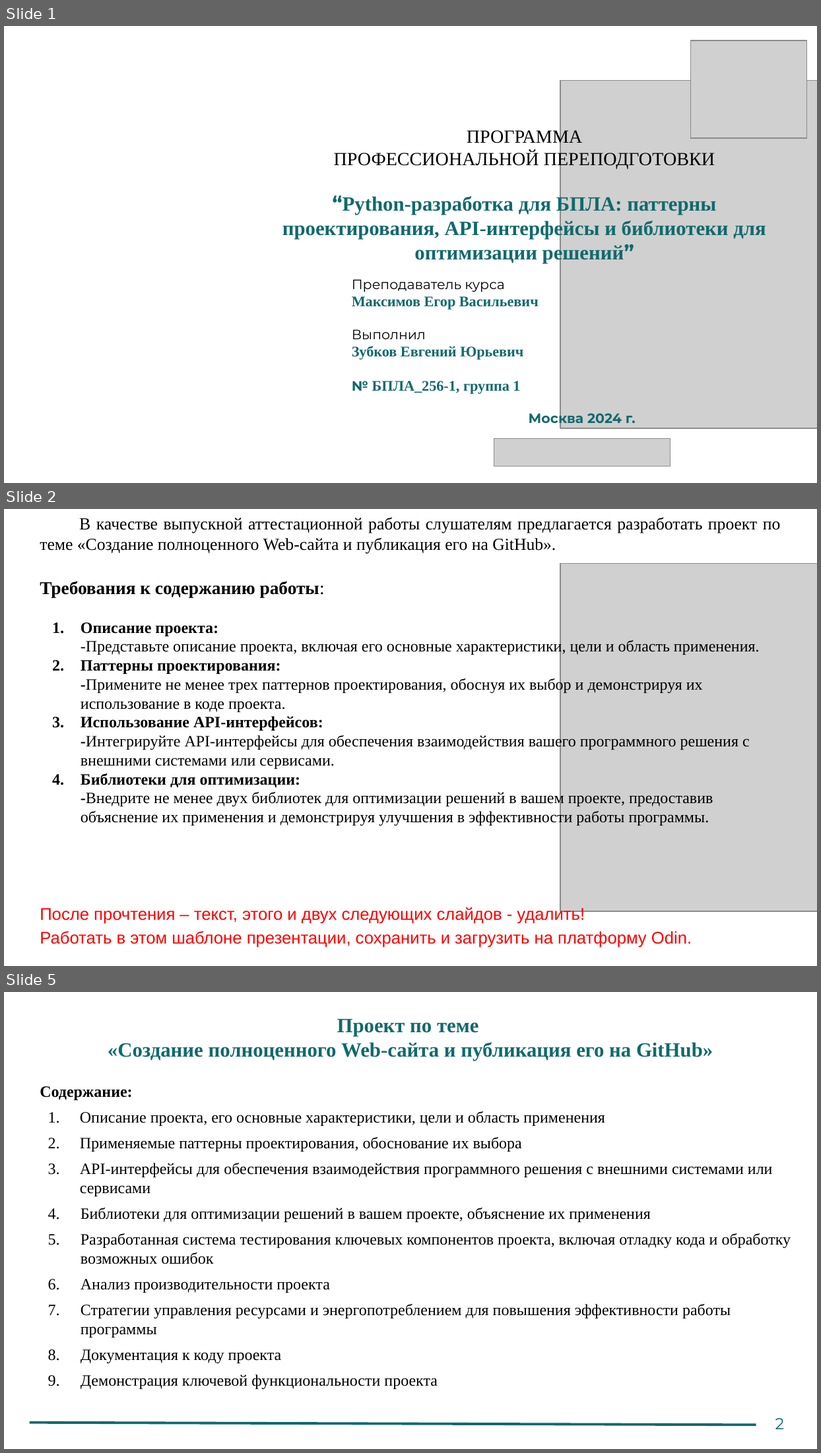
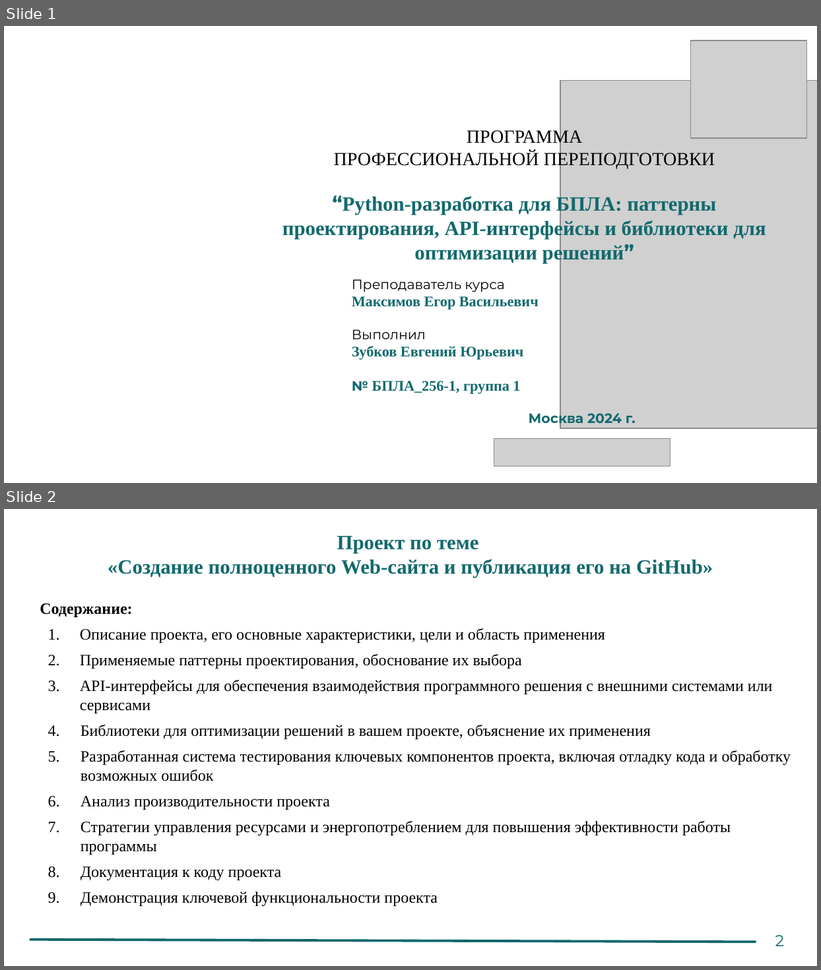
Before and after one commit to White2e/BPLAFinalCert, a slide deck: Python_разработка_для_БПЛА_паттерны_проектирования,_API_интерфейсы+(6).pptx. Shown one above the other, each under a label of ours: slides 1, 2 and 5 before the commit, slides 1 and 2 after it; the slides between them are not shown. The pictures are 821x1453 and 821x970 pixels, drawn with LibreOffice and Linux fonts; fonts in the diff are those of the drawing; grey boxes stand for pictures. Boxes give left, top, right and bottom in pixels: in the first picture for what was removed or moved away, otherwise in the second. Text is boxed around its words. In the diff, an @@ line names an element or a change of style, - is before the commit and + after.

```diff
--- a/Python_разработка_для_БПЛА_паттерны_проектирования,_API_интерфейсы+(6).pptx
+++ b/Python_разработка_для_БПЛА_паттерны_проектирования,_API_интерфейсы+(6).pptx
@@ slide 2 removed at [4,509,817,966], background #FFFFFF @@
@@ title removed at [40,517,781,948] @@
-В качестве выпускной аттестационной работы слушателям предлагается разработать проект по теме «Создание полноценного Web-сайта и публикация его на GitHub».
-Требования к содержанию работы:
-1. Описание проекта:
--Представьте описание проекта, включая его основные характеристики, цели и область применения.
-1. Паттерны проектирования:
--Примените не менее трех паттернов проектирования, обоснуя их выбор и демонстрируя их использование в коде проекта.
-1. Использование API-интерфейсов:
--Интегрируйте API-интерфейсы для обеспечения взаимодействия вашего программного решения с внешними системами или сервисами.
-1. Библиотеки для оптимизации:
--Внедрите не менее двух библиотек для оптимизации решений в вашем проекте, предоставив объяснение их применения и демонстрируя улучшения в эффективности работы программы.
-После прочтения – текст, этого и двух следующих слайдов - удалить!
-Работать в этом шаблоне презентации, сохранить и загрузить на платформу Odin.
@@ picture removed at [560,564,817,912] @@
@@ what was slide 5 is now slide 2 @@
```
Also in this commit, not shown: 3 slides changed, 5 slides added, 2 other slides removed.
